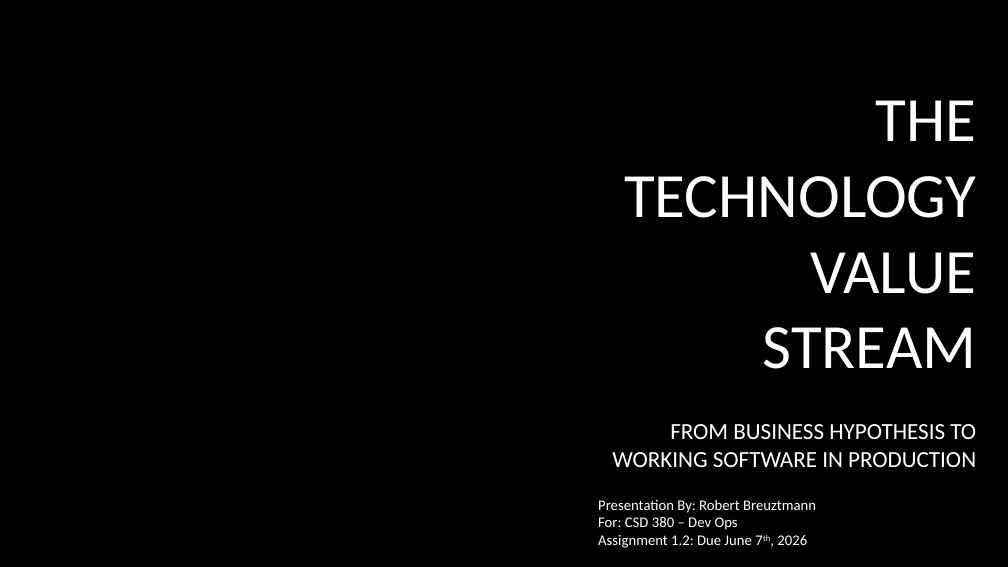
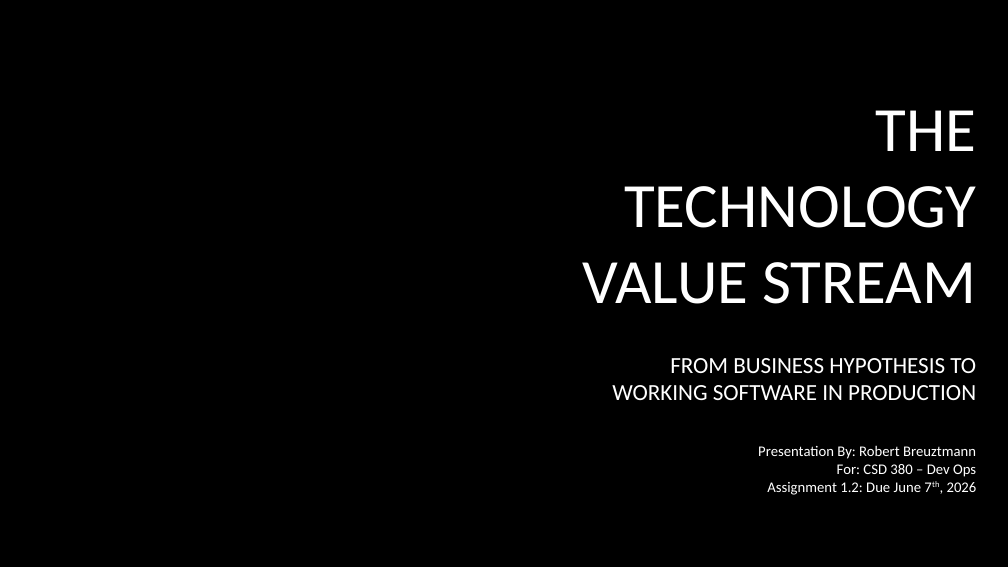
Before and after one commit to BobbyJoeCool/CSD-380, a slide deck: slide 1 of Module-1/Assignment 1.2.pptx. Drawn at 1008x567 pixels with LibreOffice and Linux fonts; fonts in the diff are those of the drawing; background and template pictures are left out. Boxes give left, top, right and bottom in pixels: in the first picture for what was removed or moved away, otherwise in the second. Text is boxed around its words. In the diff, an @@ line names an element or a change of style, - is before the commit and + after.

Commit message:
Upload Assignments week1 and 2

```diff
--- a/Module-1/Assignment 1.2.pptx
+++ b/Module-1/Assignment 1.2.pptx
@@ title "THE TECHNOLOGY VALUE STREAM" rewrapped from box(624, 100, 977, 369) to box(583, 110, 977, 304) @@
@@ subtitle "FROM BUSINESS HYPOTHESIS TO WORKING ...": place and size @@
-subtitle "FROM BUSINESS HYPOTHESIS TO WORKING ..." at box(612, 424, 976, 467)
+subtitle "FROM BUSINESS HYPOTHESIS TO WORKING ..." at box(612, 358, 976, 400)
@@ text "Presentation By: Robert Breuztmann": place and size @@
-text "Presentation By: Robert Breuztmann" at box(598, 499, 816, 548)
+text "Presentation By: Robert Breuztmann" at box(758, 445, 977, 495)
@@ text "Presentation By: Robert Breuztmann" at box(758, 445, 977, 495): alignment left to right @@
```
Also in this commit, not shown: 2 other slides changed, 1 slide added, 1 slide removed, 4 other files.
